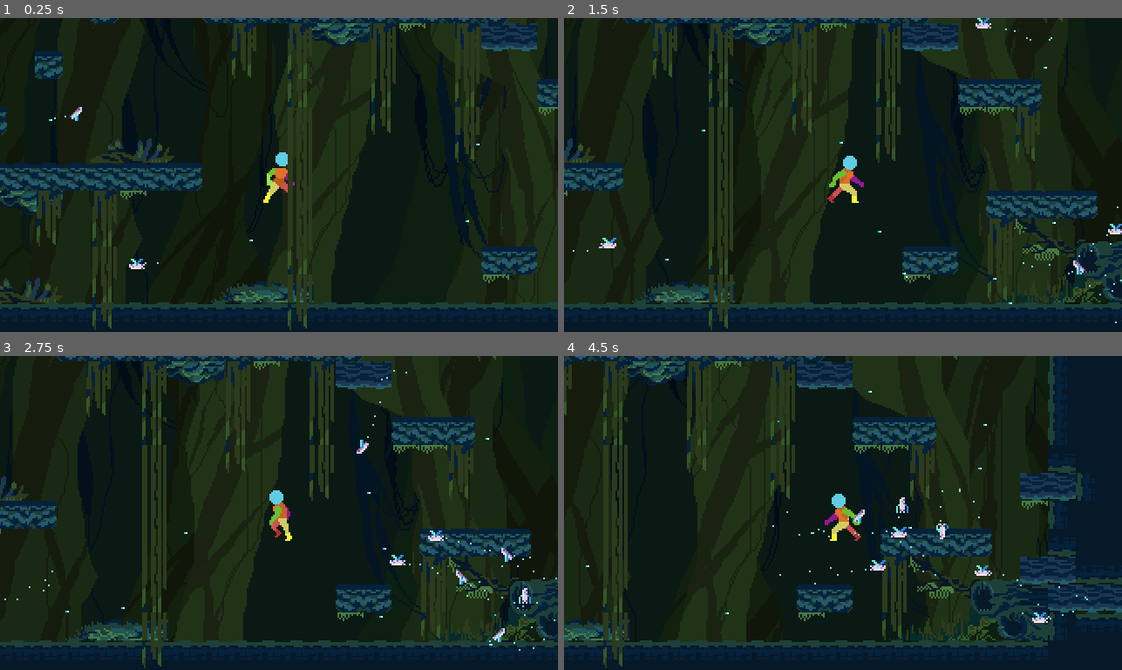
Above: before the commit, frames 1-4 (two rows, left to right).
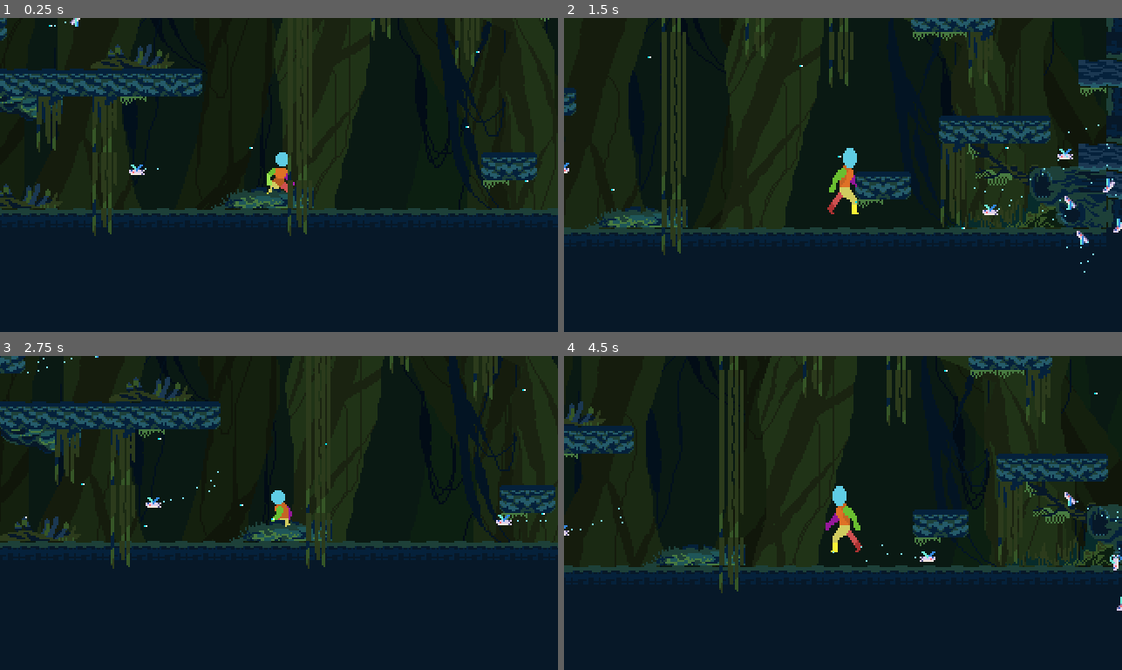
Above: after the commit, the same moments.

Repository: wickworks/jellyfishquarium
Game: Godot game, scene res://main.tscn
Two runs of this game, one before a commit and one after it. Both use one fixed random seed, a clock stepped at 60 frames per second and the inputs below.
Inputs (mouse positions are in pixels of both pictures, inside the frame that each line leads up to):
- Up to frame 1 (0.25 s): no input
- Up to frame 2 (1.5 s): tap Enter (ui_accept) at 0.5 s; move the mouse to (965, 159) at 0.52 s; hold Space (Jump, bound only after the commit) 0.53-1.28 s; hold D (Move right) from 0.53 s (still down); move the mouse to (731, 190) at 1.27 s; tap Space (Jump, bound only after the commit) at 1.35 s
- Up to frame 3 (2.75 s): tap Space (Jump, bound only after the commit) at 1.52, 1.82 s; move the mouse to (334, 443) at 2.02 s; release D (Move right) at 2.03 s; hold A (Move left) from 2.03 s (still down); hold Space (Jump, bound only after the commit) from 2.03 s (still down)
- Up to frame 4 (4.5 s): move the mouse to (815, 575) at 2.77 s; release A (Move left) at 2.78 s; release Space (Jump, bound only after the commit) at 2.78 s; hold D (Move right) 2.78-4.28 s; tap Space (Jump, bound only after the commit) at 2.85, 3.02, 3.32, 4.35 s; move the mouse to (1010, 560) at 3.52 s; hold Space (Jump, bound only after the commit) 3.53-4.28 s; move the mouse to (675, 465) at 4.27 s; hold A (Move left) from 4.28 s (still down)

The runs differ from the first frame. In frame 1, 37% of the frame differs, in the area x 0-100%, y 0-100%; in frame 2, 39%; in frame 3, 43%; in frame 4, 42%.

Commit message:
bad jumping

Diff:
--- a/entity/player.gd
+++ b/entity/player.gd
@@ -5,11 +5,27 @@
 func _ready():
 	pass # Replace with function body.
 
-const MAX_RUN := 90.0
-const RUN_REDUCE := 400.0
-const RUN_ACCEL := 1000.0
+const MAX_RUN := 90.0 * 2.0
+const MAX_FALL := 160.0 * 2.0
+const FAST_MAX_ACCEL := 300.0 * 2.0
+const RUN_REDUCE := 400.0 * 2.0
+const RUN_ACCEL := 1000.0 * 2.0
+const GRAVITY := 900.0 * 2.0
+const JUMP_H_BOOST := 40.0 * 2.0
+const JUMP_SPEED := -105.0 * 2.0
+const HALF_GRAV_THRESHOLD := 40.0 * 2.0
+const VAR_JUMP_TIME = 0.2
+
+var lift_speed := Vector2(0, 0)
+var max_fall := 0.0
+var var_jump_timer := 0.0
+
+var lift_boost: Vector2:
+	get:
+		return Vector2(0, 0)
 
 enum State { Idle, Walking }
+
 
 var state: State = State.Idle
 
@@ -24,10 +40,17 @@
 	else:
 		return target
 
+func _enter_tree():
+	max_fall = MAX_FALL
+
 
 # Called every frame. 'delta' is the elapsed time since the previous frame.
 func _process(delta):
 	move_x = Input.get_axis("Move left", "Move right")
+
+	if var_jump_timer > 0:
+		var_jump_timer -= delta
+
 
 	match state:
 		State.Idle:
@@ -42,14 +65,38 @@
 				$AnimationPlayer.stop()
 				$AnimationPlayer.play("idle")
 
+	# horizontal movement
 	if absf(velocity.x) > MAX_RUN && signf(velocity.x) == move_x:
 		velocity.x = _approach(velocity.x, MAX_RUN * move_x, RUN_REDUCE * delta)
 	else:
 		velocity.x = _approach(velocity.x, MAX_RUN * move_x, RUN_ACCEL * delta)
-
 	if velocity.x != 0:
 		$AnimatedSprite2D.scale.x = signf(velocity.x)
 
+
+	# vertical movement
+	var mf = MAX_FALL
+	max_fall = _approach(max_fall, mf, FAST_MAX_ACCEL * delta)
+
+	if !is_on_floor():
+		var max = max_fall
+		var mult = 0.5 if (absf(velocity.y) < HALF_GRAV_THRESHOLD && (Input.is_action_pressed("Jump"))) else 1.0
+		velocity.y = _approach(velocity.y, max, GRAVITY * mult * delta)
+
+
+	if is_on_floor() and Input.is_action_just_pressed("Jump"):
+		print("Jump! %s" % [max_fall])
+		var_jump_timer = VAR_JUMP_TIME
+		velocity.x += JUMP_H_BOOST * move_x
+		velocity.y = JUMP_SPEED
+		velocity += lift_boost
+		$AnimatedSprite2D.scale = Vector2(0.6 * signf($AnimatedSprite2D.scale.x), 1.4)
+
 	move_and_slide()
 
-	#position.x = new_x
+
+	for collision_i in range(get_slide_collision_count()):
+		var collision = get_slide_collision(collision_i)
+		if collision.get_normal() == Vector2.UP:
+			var_jump_timer = 0
+			$AnimatedSprite2D.scale = Vector2(1.0 * signf($AnimatedSprite2D.scale.x), 1.0)
--- a/project.godot
+++ b/project.godot
@@ -40,11 +40,19 @@
 "Move left"={
 "deadzone": 0.5,
 "events": [Object(InputEventKey,"resource_local_to_scene":false,"resource_name":"","device":-1,"window_id":0,"alt_press …(191 unchanged characters)…
+, Object(InputEventJoypadMotion,"resource_local_to_scene":false,"resource_name":"","device":-1,"axis":0,"axis_value":-1.0,"script":null)
 ]
 }
 "Move right"={
 "deadzone": 0.5,
 "events": [Object(InputEventKey,"resource_local_to_scene":false,"resource_name":"","device":-1,"window_id":0,"alt_press …(192 unchanged characters)…
+, Object(InputEventJoypadMotion,"resource_local_to_scene":false,"resource_name":"","device":-1,"axis":0,"axis_value":1.0,"script":null)
+]
+}
+Jump={
+"deadzone": 0.5,
+"events": [Object(InputEventKey,"resource_local_to_scene":false,"resource_name":"","device":-1,"window_id":0,"alt_pressed":false,"shift_pressed":false,"ctrl_pressed":false,"meta_pressed":false,"pressed":false,"keycode":0,"physical_keycode":32,"key_label":0,"unicode":32,"location":0,"echo":false,"script":null)
+, Object(InputEventJoypadButton,"resource_local_to_scene":false,"resource_name":"","device":-1,"button_index":0,"pressure":0.0,"pressed":false,"script":null)
 ]
 }
 
